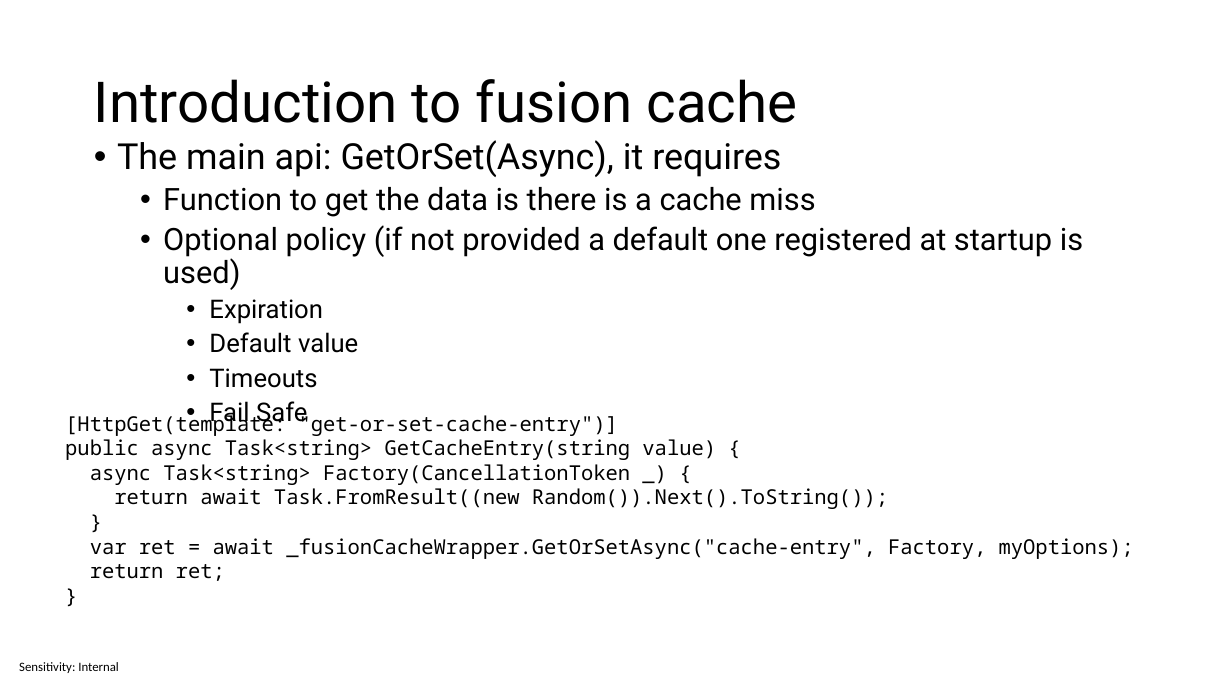
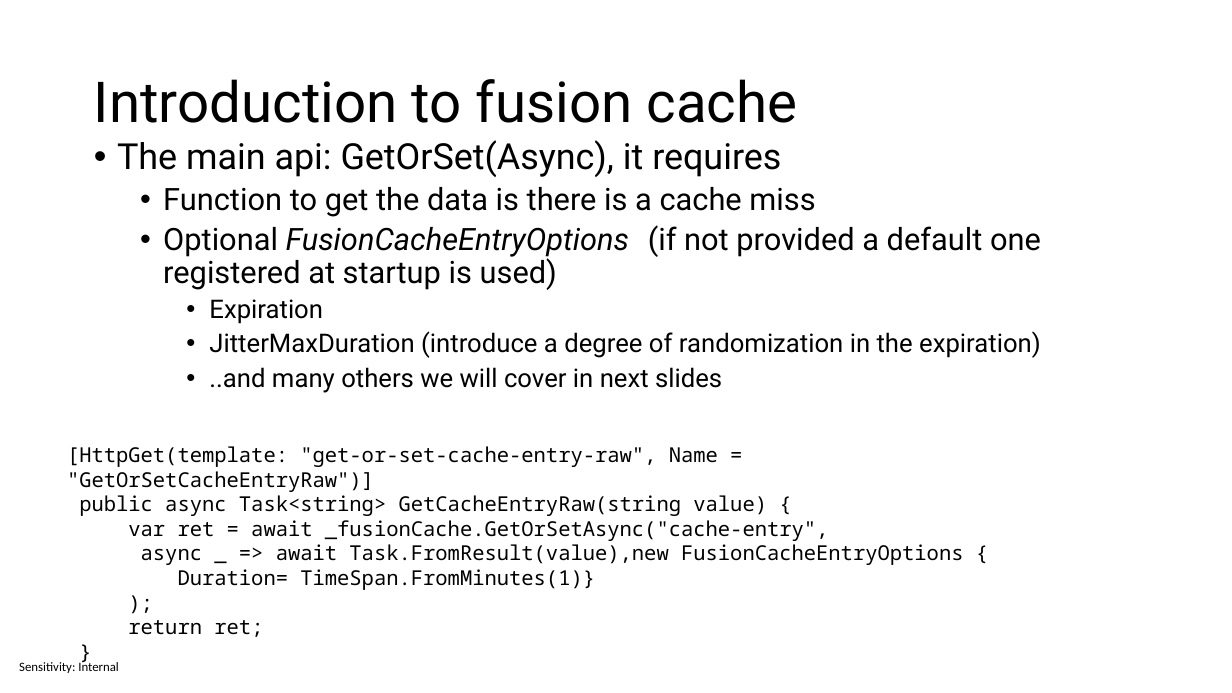
Before and after one commit to sabbadino/cache-like-a-pro-fusion-cache, a slide deck: slide 14 of cache-like-a-pro.pptx (slide 13 before the commit). Drawn at 1232x693 pixels with LibreOffice and Linux fonts; fonts in the diff are those of the drawing. Boxes give left, top, right and bottom in pixels: in the first picture for what was removed or moved away, otherwise in the second. Text is boxed around its words. In the diff, an @@ line names an element or a change of style, - is before the commit and + after.

```diff
--- a/cache-like-a-pro.pptx
+++ b/cache-like-a-pro.pptx
@@ text at <box>163,225,1041,290</box>: text changed @@
-  • Optional policy (if not provided a default one registered at startup is used)
+  • Optional FusionCacheEntryOptions (if not provided a default one registered at startup is used)
@@ text at <box>209,331,1041,393</box>: text changed @@
-    • Default value
-    • Timeouts
-    • Fail Safe
+    • JitterMaxDuration (introduce a degree of randomization in the expiration)
+    • ..and many others we will cover in next slides
@@ text "[HttpGet(template: "get-or-set-cache-entry-raw", Name = "Get ...": place and size @@
-text "[HttpGet(template: "get-or-set-cache-entry-raw", Name = "Get ..." at <box>65,411,1134,581</box>
+text "[HttpGet(template: "get-or-set-cache-entry-raw", Name = "Get ..." at <box>67,446,964,637</box>
@@ text at <box>67,446,964,590</box>: text changed @@
-[HttpGet(template: "get-or-set-cache-entry")]
-public async Task<string> GetCacheEntry(string value) {
-async Task<string> Factory(CancellationToken _) {
-return await Task.FromResult((new Random()).Next().ToString());
-}
-var ret = await _fusionCacheWrapper.GetOrSetAsync("cache-entry", Factory, myOptions);
+[HttpGet(template: "get-or-set-cache-entry-raw", Name = "GetOrSetCacheEntryRaw")]
+public async Task<string> GetCacheEntryRaw(string value) {
+var ret = await _fusionCache.GetOrSetAsync("cache-entry",
+async _ => await Task.FromResult(value),new FusionCacheEntryOptions {
+Duration= TimeSpan.FromMinutes(1)}
+);
```
Also in this commit, not shown: 2 other slides changed, 7 slides added, 1 slide removed, 4 other files.
